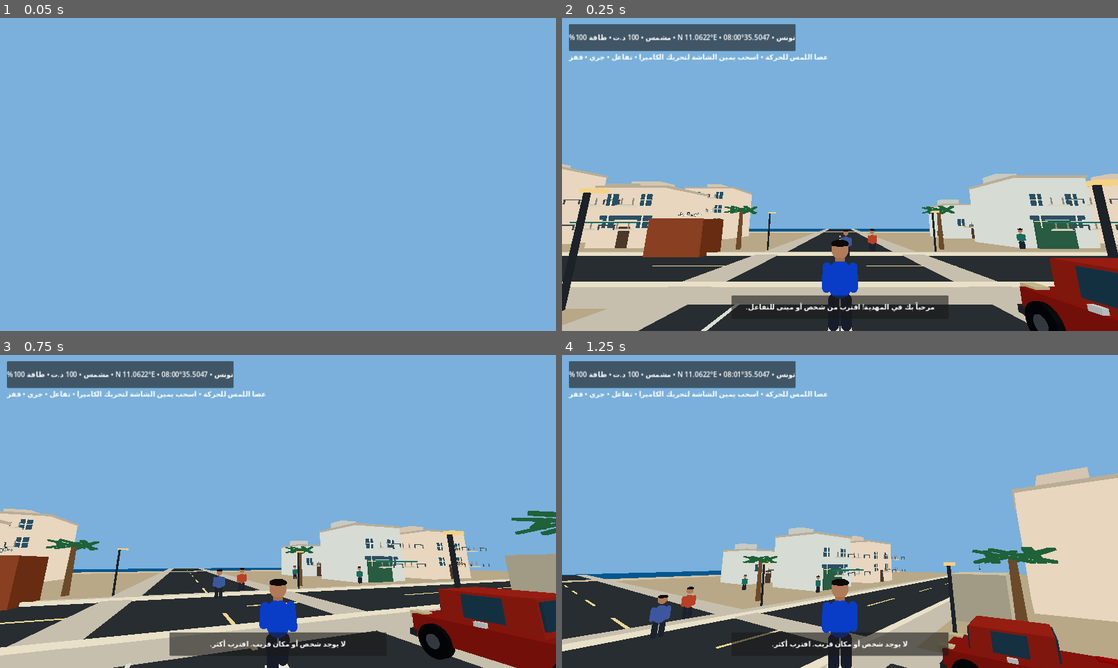
Above: before the commit, frames 1-4 (two rows, left to right).
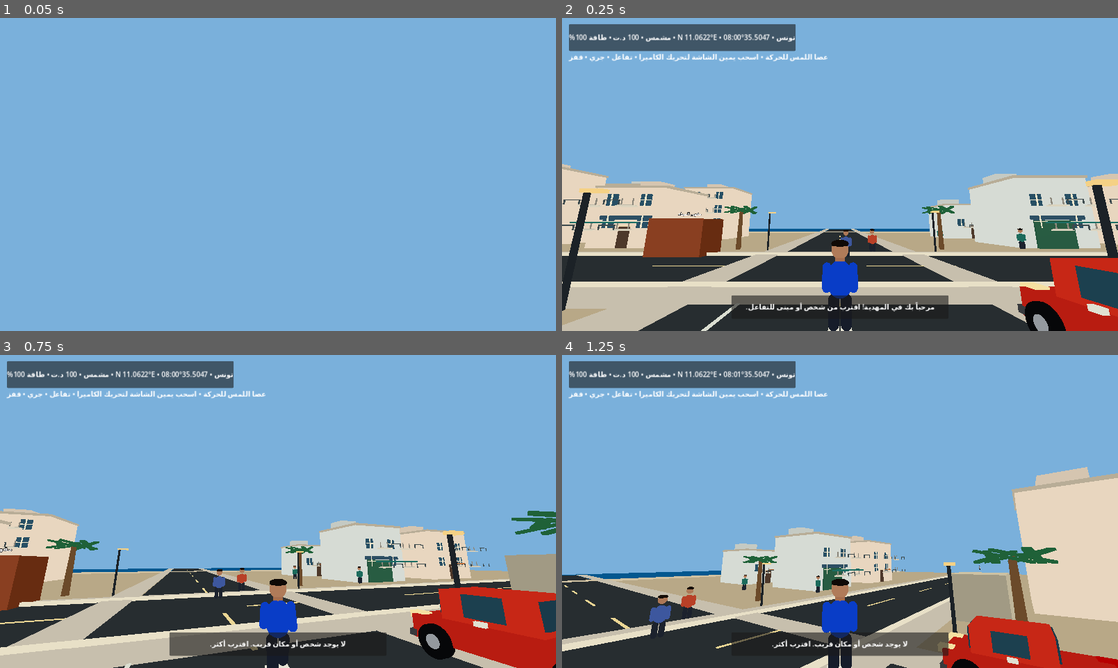
Above: after the commit, the same moments.

Repository: stevennpllk-crypto/REAL-LIFE-MAHDIA
Game: Godot game, scene res://scenes/Main.tscn
The game is run twice, just before and just after one commit, with the same random seed, the same clock (stepped at 60 frames per second) and the same inputs.
Inputs (mouse positions are in pixels of both pictures, inside the frame that each line leads up to):
- Up to frame 1 (0.05 s): no input
- Up to frame 2 (0.25 s): no input
- Up to frame 3 (0.75 s): tap Enter at 0.5 s; move the mouse to (305, 511) at 0.52 s; hold W (move_forward) from 0.53 s (still down); tap E (interact) at 0.6 s
- Up to frame 4 (1.25 s): keep holding W (move_forward); tap Space (jump) at 0.77 s

Frame 1 is identical in both runs. In frame 2, 2.4% of the frame differs, in the area x 81-100%, y 76-100%; in frame 3, 4.1%, in the area x 73-100%, y 74-100%; in frame 4, 2.7%.

Commit message:
Render world materials reliably on GLES3 and validate actual 3D frame

Diff:
--- a/scripts/vehicle.gd
+++ b/scripts/vehicle.gd
@@ -22,6 +22,7 @@
 	material.albedo_color = color
 	material.metallic = metallic
 	material.roughness = 0.38
+	material.shading_mode = BaseMaterial3D.SHADING_MODE_UNSHADED
 	return material
 
 func _box(size: Vector3, pos: Vector3, color: Color, metallic := 0.0) -> MeshInstance3D:
